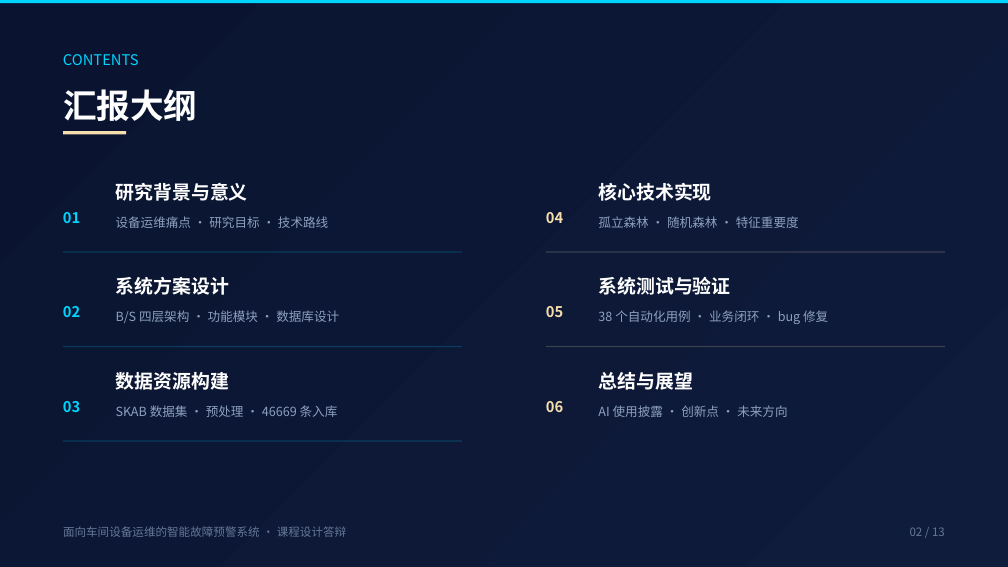
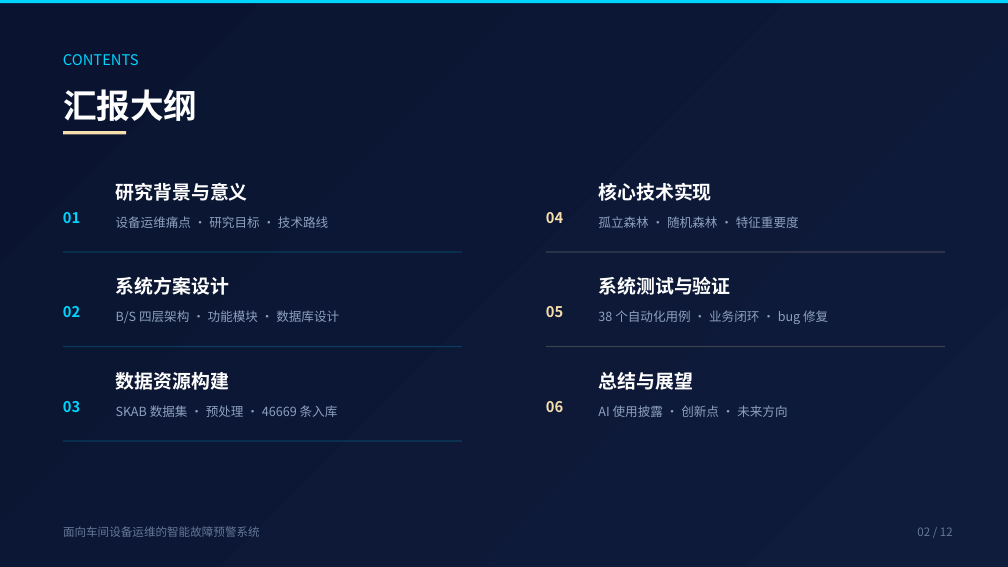
Before and after one commit to longbao1001/Vibecodingproject, a slide deck: slide 2 of 课程设计答辩PPT.pptx. Drawn at 1008x567 pixels with LibreOffice and Linux fonts; fonts in the diff are those of the drawing. Boxes give left, top, right and bottom in pixels: in the first picture for what was removed or moved away, otherwise in the second. Text is boxed around its words. In the diff, an @@ line names an element or a change of style, - is before the commit and + after.

```diff
--- a/课程设计答辩PPT.pptx
+++ b/课程设计答辩PPT.pptx
@@ text at [63,526,260,537]: text changed @@
-面向车间设备运维的智能故障预警系统 · 课程设计答辩
+面向车间设备运维的智能故障预警系统
@@ text at [917,527,953,536]: text changed @@
-02 / 13
+02 / 12
```
Also in this commit, not shown: 11 other slides changed, 1 slide removed, 3 other files.
